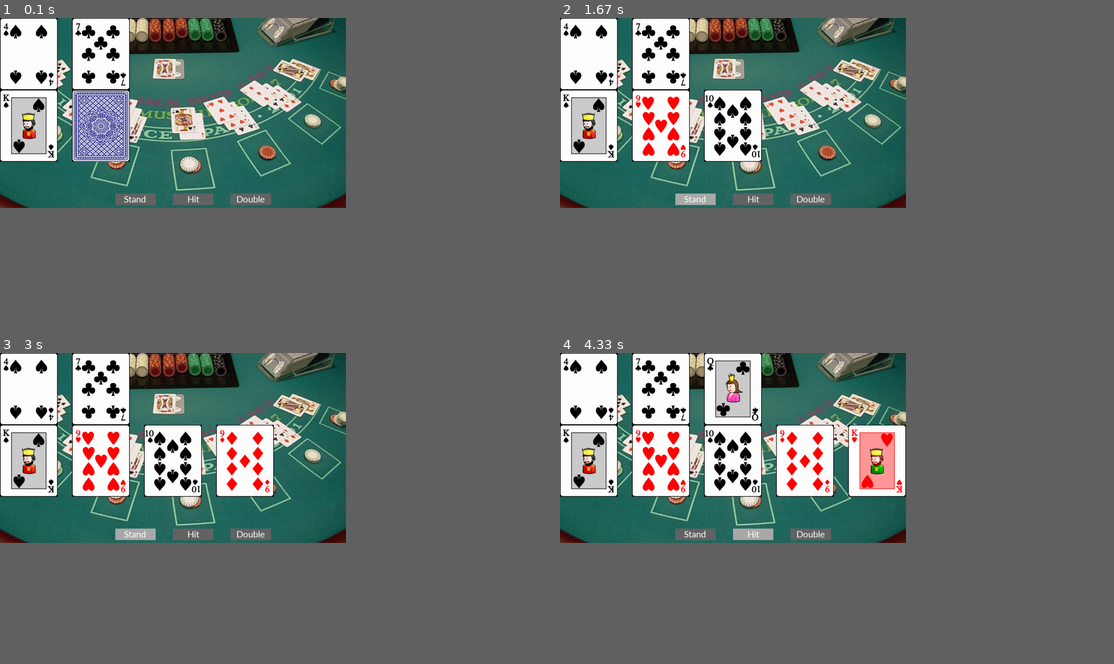
Above: before the commit, frames 1-4 (two rows, left to right).
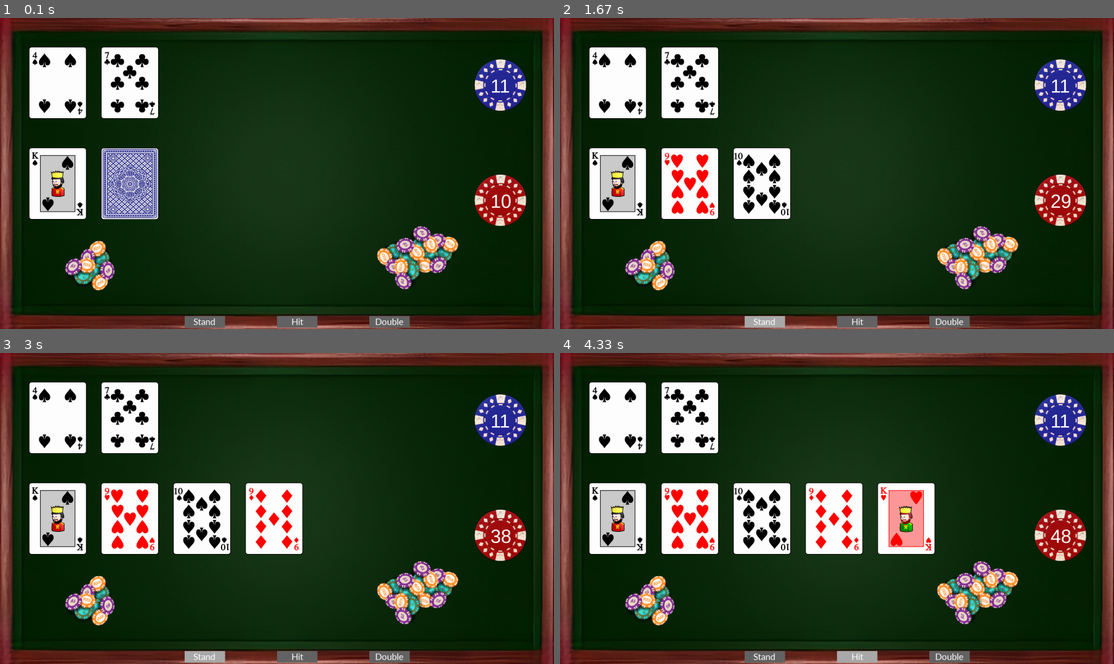
Above: after the commit, the same moments.

Repository: Einar12345/Black-Jack-pygame
Game: pygame game, started from Black-Jack-pygame.py
Same seed, same stepped clock (60 frames per second), same inputs: the game is played once before the commit and once after it.
Inputs:
- Up to frame 1 (0.1 s): no input
- Up to frame 2 (1.67 s): click "Stand" at 0.38 s
- Up to frame 3 (3 s): no input
- Up to frame 4 (4.33 s): tap Enter at 3.3 s; click "Hit" at 4.05 s
In our replay, the window is 562x309 before the commit and 900x506 after it. These sizes can differ from the game's own. Grey fills any space a smaller window leaves; there, only what the larger window draws over its background counts as a difference.

The runs differ from the first frame. In frame 1, 50% of the frame differs, in the area x 0-100%, y 0-100%; in frame 2, 50%; in frame 3, 50%; in frame 4, 95%.

Commit message:
23-03-17_2

Diff:
--- a/Black-Jack-pygame.py
+++ b/Black-Jack-pygame.py
@@ -6,14 +6,20 @@
 
 pygame.init()
 
-width = 1200
-height = 661
+# width = 1299
+# height = 711
+width = 1920
+height = 1080
 window = pygame.display.set_mode((width,height))
-bg_img = pygame.image.load('blackjack.jpg').convert()
+bg_img = pygame.image.load('BlackJack-table3.png').convert()
 bg_img = pygame.transform.scale(bg_img,(width,height))
 
 # kort = pygame.image.load(kortlek_map["c2"]).convert()
-blank = pygame.image.load(kortlek_map["blank"]).convert()
+blank = pygame.image.load(kortlek_map["blank"]).convert_alpha()
+redchip = pygame.image.load('redchip.png').convert_alpha()
+redchip = pygame.transform.scale(redchip, (200, 200))
+bluechip = pygame.image.load('bluechip.png').convert_alpha()
+bluechip = pygame.transform.scale(bluechip, (200, 200))
 
 pygame.display.set_caption("Black Jack")
 
@@ -22,35 +28,54 @@
 
 # white color
 color = (255,255,255)
-
 # light shade of the button
 color_light = (170,170,170)
-
 # dark shade of the button
 color_dark = (100,100,100)
 
-
 smallfont = pygame.font.SysFont('Corbel',35)
+bigfont = pygame.font.SysFont("arial",65)
 text = smallfont.render('Hit' , True , color)
 text2 = smallfont.render('Stand' , True , color)
 text3 = smallfont.render('Double' , True , color)
 
-val=""
+
 skort=""
 skort2=""
 skort3=""
 skort4=""
 skort5=""
-spelare = []
-x = -250
-hit=0
-stand=0
-double=0
 dkort=""
 dkort2=""
 dkort3=""
 dkort4=""
 dkort5=""
+spelare = 0
+dealer = 0
+sy=100
+dy=450
+sx=100
+dx=100
+hit=0
+stand=0
+double=0
+
+skortD=0
+skort2D=0
+skort3D=0
+skort4D=0
+skort5D=0
+dkortD=0
+dkort2D=0
+dkort3D=0
+dkort4D=0
+dkort5D=0
+
+
+kortlek =  ["h1", "h2", "h3", "h4", "h5", "h6", "h7", "h8", "h9", "h10", "h11", "h12", "h13",
+            "c1", "c2", "c3", "c4", "c5", "c6", "c7", "c8", "c9", "c10", "c11", "c12", "c13",
+            "d1", "d2", "d3", "d4", "d5", "d6", "d7", "d8", "d9", "d10", "d11", "d12", "d13",
+            "s1", "s2", "s3", "s4", "s5", "s6", "s7", "s8", "s9", "s10", "s11", "s12", "s13"]
 
 while True:
 
@@ -60,20 +85,36 @@
             pygame.quit()
             raise SystemExit
 
-        #checks if a mouse is clicked
+        if event.type == pygame.KEYDOWN:
+            if event.key == pygame.K_ESCAPE:
+                print(skort)
+                print(skort2)
+                print(skort3)
+                print(skort4)
+                print(skort5)
+                print(dkort)
+                print(dkort2)
+                print(dkort3)
+                print(dkort4)
+                print(dkort5)
+                print(kortlek, len(kortlek))
+                pygame.quit()
+                raise SystemExit
+
         if event.type == pygame.MOUSEBUTTONDOWN:
 
-            #if the mouse is clicked on the
-            # button the game is terminated
-            if width/2 <= mouse[0] <= width/2+140 and height-50 <= mouse[1] <= height-10:
-                hit+=1
-                x+=250
-
-            if width/3 <= mouse[0] <= width/3+140 and height-50 <= mouse[1] <= height-10:
-            	stand=1
-
-            if width/3*2 <= mouse[0] <= width/3*2+140 and height-50 <= mouse[1] <= height-10:
-            	double=1
+            if width/2 <= mouse[0] <= width/2+140 and height-45 <= mouse[1] <= height-5:
+                if hit < 3:
+                    if stand == 0:
+                        hit+=1
+
+            if width/3 <= mouse[0] <= width/3+140 and height-45 <= mouse[1] <= height-5:
+            	if stand == 0:
+                    stand=1
+
+            if width/3*2 <= mouse[0] <= width/3*2+140 and height-45 <= mouse[1] <= height-5:
+            	if double == 0:
+                    double=1
 
     # Do logical updates here.
     # ...
@@ -86,143 +127,279 @@
     # Render the graphics here.
     # ...
 
+    window.blit(bluechip, [1632, 132])
+    spoints = bigfont.render(str(spelare), True, color)
+    window.blit(spoints, [1700, 200])
+    # dpoints = bigfont.render(str(dealer), True, color)
+    # window.blit(dpoints, [1700, 600])
+
     mouse = pygame.mouse.get_pos()
 
-    if width/2 <= mouse[0] <= width/2+140 and height-50 <= mouse[1] <= height-10:
-        pygame.draw.rect(window,color_light,[width/2,height-50,140,40])
+    if width/2 <= mouse[0] <= width/2+140 and height-45 <= mouse[1] <= height-5:
+        pygame.draw.rect(window,color_light,[width/2,height-45,140,40])
 
     else:
-        pygame.draw.rect(window,color_dark,[width/2,height-50,140,40])
-
-    window.blit(text , (width/2+50,height-50))
-
-
-    if width/3 <= mouse[0] <= width/3+140 and height-50 <= mouse[1] <= height-10:
-        pygame.draw.rect(window,color_light,[width/3,height-50,140,40])
+        pygame.draw.rect(window,color_dark,[width/2,height-45,140,40])
+
+    window.blit(text , (width/2+50,height-45))
+
+
+    if width/3 <= mouse[0] <= width/3+140 and height-45 <= mouse[1] <= height-5:
+        pygame.draw.rect(window,color_light,[width/3,height-45,140,40])
 
     else:
-        pygame.draw.rect(window,color_dark,[width/3,height-50,140,40])
-
-    window.blit(text2 , (width/3+30,height-50))
-
-
-    if width/3*2 <= mouse[0] <= width/3*2+140 and height-50 <= mouse[1] <= height-10:
-        pygame.draw.rect(window,color_light,[width/3*2,height-50,140,40])
+        pygame.draw.rect(window,color_dark,[width/3,height-45,140,40])
+
+    window.blit(text2 , (width/3+30,height-45))
+
+
+    if width/3*2 <= mouse[0] <= width/3*2+140 and height-45 <= mouse[1] <= height-5:
+        pygame.draw.rect(window,color_light,[width/3*2,height-45,140,40])
 
     else:
-        pygame.draw.rect(window,color_dark,[width/3*2,height-50,140,40])
-
-    window.blit(text3 , (width/3*2+20,height-50))
-
-
-    kortlek =  ["h1", "h2", "h3", "h4", "h5", "h6", "h7", "h8", "h9", "h10", "h11", "h12", "h13",
-				"c1", "c2", "c3", "c4", "c5", "c6", "c7", "c8", "c9", "c10", "c11", "c12", "c13",
-				"d1", "d2", "d3", "d4", "d5", "d6", "d7", "d8", "d9", "d10", "d11", "d12", "d13",
-				"s1", "s2", "s3", "s4", "s5", "s6", "s7", "s8", "s9", "s10", "s11", "s12", "s13"]
+        pygame.draw.rect(window,color_dark,[width/3*2,height-45,140,40])
+
+    window.blit(text3 , (width/3*2+20,height-45))
 
 
     while skort == "":
     	skort = random.choice(kortlek)
     	kortlek.remove(skort)
-    	skort = pygame.image.load(kortlek_map[skort]).convert()
+    	skort_ = pygame.image.load(kortlek_map[skort]).convert_alpha()
 
     while skort2 == "":
     	skort2 = random.choice(kortlek)
     	kortlek.remove(skort2)
-    	skort2 = pygame.image.load(kortlek_map[skort2]).convert()
+    	skort2_ = pygame.image.load(kortlek_map[skort2]).convert_alpha()
 
     while skort3 == "":
     	skort3 = random.choice(kortlek)
     	kortlek.remove(skort3)
-    	skort3 = pygame.image.load(kortlek_map[skort3]).convert()
+    	skort3_ = pygame.image.load(kortlek_map[skort3]).convert_alpha()
 
     while skort4 == "":
     	skort4 = random.choice(kortlek)
     	kortlek.remove(skort4)
-    	skort4 = pygame.image.load(kortlek_map[skort4]).convert()
+    	skort4_ = pygame.image.load(kortlek_map[skort4]).convert_alpha()
 
     while skort5 == "":
     	skort5 = random.choice(kortlek)
     	kortlek.remove(skort5)
-    	skort5 = pygame.image.load(kortlek_map[skort5]).convert()
+    	skort5_ = pygame.image.load(kortlek_map[skort5]).convert_alpha()
 
 
     if hit == 0:
-    	window.blit(skort, [0, 0])
-    	window.blit(skort2, [250, 0])
+        sx=100
+        window.blit(skort_, [sx, sy])
+        if skortD == 0:
+            spelare += int(skort[1:])
+            if skort[1:] == "11":
+                spelare += -1
+            if skort[1:] == "12":
+                spelare += -2
+            if skort[1:] == "13":
+                spelare += -3
+            skortD=1
+        sx+=250
+        window.blit(skort2_, [sx, sy])
+        if skort2D == 0:
+            spelare += int(skort2[1:])
+            if skort2[1:] == "11":
+                spelare += -1
+            if skort2[1:] == "12":
+                spelare += -2
+            if skort2[1:] == "13":
+                spelare += -3
+            skort2D=1
     if hit == 1:
-    	window.blit(skort, [0, 0])
-    	window.blit(skort2, [250, 0])
-    	window.blit(skort3, [500, 0])
+        sx=100
+        window.blit(skort_, [sx, sy])
+        sx+=250
+        window.blit(skort2_, [sx, sy])
+        sx+=250
+        window.blit(skort3_, [sx, sy])
+        if skort3D == 0:
+            spelare += int(skort3[1:])
+            if skort3[1:] == "11":
+                spelare += -1
+            if skort3[1:] == "12":
+                spelare += -2
+            if skort3[1:] == "13":
+                spelare += -3
+            skort3D=1
     if hit == 2:
-    	window.blit(skort, [0, 0])
-    	window.blit(skort2, [250, 0])
-    	window.blit(skort3, [500, 0])
-    	window.blit(skort4, [750, 0])
+        sx=100
+        window.blit(skort_, [sx, sy])
+        sx+=250
+        window.blit(skort2_, [sx, sy])
+        sx+=250
+        window.blit(skort3_, [sx, sy])
+        sx+=250
+        window.blit(skort4_, [sx, sy])
+        if skort4D == 0:
+            spelare += int(skort4[1:])
+            if skort4[1:] == "11":
+                spelare += -1
+            if skort4[1:] == "12":
+                spelare += -2
+            if skort4[1:] == "13":
+                spelare += -3
+            skort4D=1
     if hit == 3:
-    	window.blit(skort, [0, 0])
-    	window.blit(skort2, [250, 0])
-    	window.blit(skort3, [500, 0])
-    	window.blit(skort4, [750, 0])
-    	window.blit(skort5, [1000, 0])
+        sx=100
+        window.blit(skort_, [sx, sy])
+        sx+=250
+        window.blit(skort2_, [sx, sy])
+        sx+=250
+        window.blit(skort3_, [sx, sy])
+        sx+=250
+        window.blit(skort4_, [sx, sy])
+        sx+=250
+        window.blit(skort5_, [sx, sy])
+        if skort5D == 0:
+            spelare += int(skort5[1:])
+            if skort5[1:] == "11":
+                spelare += -1
+            if skort5[1:] == "12":
+                spelare += -2
+            if skort5[1:] == "13":
+                spelare += -3
+            skort5D=1
 
 
     while dkort == "":
     	dkort = random.choice(kortlek)
     	kortlek.remove(dkort)
-    	dkort = pygame.image.load(kortlek_map[dkort]).convert()
+    	dkort_ = pygame.image.load(kortlek_map[dkort]).convert_alpha()
 
     while dkort2 == "":
     	dkort2 = random.choice(kortlek)
     	kortlek.remove(dkort2)
-    	dkort2 = pygame.image.load(kortlek_map[dkort2]).convert()
+    	dkort2_ = pygame.image.load(kortlek_map[dkort2]).convert_alpha()
 
     while dkort3 == "":
     	dkort3 = random.choice(kortlek)
     	kortlek.remove(dkort3)
-    	dkort3 = pygame.image.load(kortlek_map[dkort3]).convert()
+    	dkort3_ = pygame.image.load(kortlek_map[dkort3]).convert_alpha()
 
     while dkort4 == "":
     	dkort4 = random.choice(kortlek)
     	kortlek.remove(dkort4)
-    	dkort4 = pygame.image.load(kortlek_map[dkort4]).convert()
+    	dkort4_ = pygame.image.load(kortlek_map[dkort4]).convert_alpha()
 
     while dkort5 == "":
     	dkort5 = random.choice(kortlek)
     	kortlek.remove(dkort5)
-    	dkort5 = pygame.image.load(kortlek_map[dkort5]).convert()
+    	dkort5_ = pygame.image.load(kortlek_map[dkort5]).convert_alpha()
 
     if stand == 0:
-    	window.blit(dkort, [0, 250])
-    	window.blit(blank, [250, 250])
+        dx=100
+        window.blit(dkort_, [dx, dy])
+        if dkortD == 0:
+            dealer += int(dkort[1:])
+            if dkort[1:] == "11":
+                dealer += -1
+            if dkort[1:] == "12":
+                dealer += -2
+            if dkort[1:] == "13":
+                dealer += -3
+            dkortD=1
+        dx+=250
+        window.blit(blank, [dx, dy])
+        dpoints = bigfont.render(str(dealer), True, color)
+        window.blit(redchip, [1632, 532])
+        window.blit(dpoints, [1700, 600])
 
     if stand == 1:
-    	window.blit(dkort, [0, 250])
-    	window.blit(dkort2, [250, 250])
-    	stand=2
-    	pygame.display.update()
-    	time.sleep(1)
+        dx=100
+        window.blit(dkort_, [dx, dy])
+        dx+=250
+        window.blit(dkort2_, [dx, dy])
+        if dkort2D == 0:
+            dealer += int(dkort2[1:])
+            if dkort2[1:] == "11":
+                dealer += -1
+            if dkort2[1:] == "12":
+                dealer += -2
+            if dkort2[1:] == "13":
+                dealer += -3
+            dkort2D=1
+        dpoints = bigfont.render(str(dealer), True, color)
+        window.blit(redchip, [1632, 532])
+        window.blit(dpoints, [1700, 600])
+        pygame.display.update()
+        time.sleep(1)
+        stand=2
     if stand == 2:
-    	window.blit(dkort, [0, 250])
-    	window.blit(dkort2, [250, 250])
-    	window.blit(dkort3, [500, 250])
-    	stand=3
-    	pygame.display.update()
-    	time.sleep(1)
+        pygame.display.update()
+        dx=100
+        window.blit(dkort_, [dx, dy])
+        dx+=250
+        window.blit(dkort2_, [dx, dy])
+        dx+=250
+        window.blit(dkort3_, [dx, dy])
+        if dkort3D == 0:
+            dealer += int(dkort3[1:])
+            if dkort3[1:] == "11":
+                dealer += -1
+            if dkort3[1:] == "12":
+                dealer += -2
+            if dkort3[1:] == "13":
+                dealer += -3
+            dkort3D=1
+        dpoints = bigfont.render(str(dealer), True, color)
+        window.blit(redchip, [1632, 532])
+        window.blit(dpoints, [1700, 600])
+        pygame.display.update()
+        time.sleep(1)
+        stand=3
     if stand == 3:
-    	window.blit(dkort, [0, 250])
-    	window.blit(dkort2, [250, 250])
-    	window.blit(dkort3, [500, 250])
-    	window.blit(dkort4, [750, 250])
-    	stand=4
-    	pygame.display.update()
-    	time.sleep(1)
+        dx=100
+        window.blit(dkort_, [dx, dy])
+        dx+=250
+        window.blit(dkort2_, [dx, dy])
+        dx+=250
+        window.blit(dkort3_, [dx, dy])
+        dx+=250
+        window.blit(dkort4_, [dx, dy])
+        if dkort4D == 0:
+            dealer += int(dkort4[1:])
+            if dkort4[1:] == "11":
+                dealer += -1
+            if dkort4[1:] == "12":
+                dealer += -2
+            if dkort4[1:] == "13":
+                dealer += -3
+            dkort4D=1
+        dpoints = bigfont.render(str(dealer), True, color)
+        window.blit(redchip, [1632, 532])
+        window.blit(dpoints, [1700, 600])
+        pygame.display.update()
+        time.sleep(1)
+        stand=4
     if stand == 4:
-    	window.blit(dkort, [0, 250])
-    	window.blit(dkort2, [250, 250])
-    	window.blit(dkort3, [500, 250])
-    	window.blit(dkort4, [750, 250])
-    	window.blit(dkort5, [1000, 250])
+        dx=100
+        window.blit(dkort_, [dx, dy])
+        dx+=250
+        window.blit(dkort2_, [dx, dy])
+        dx+=250
+        window.blit(dkort3_, [dx, dy])
+        dx+=250
+        window.blit(dkort4_, [dx, dy])
+        dx+=250
+        window.blit(dkort5_, [dx, dy])
+        if dkort5D == 0:
+            dealer += int(dkort5[1:])
+            if dkort5[1:] == "11":
+                dealer += -1
+            if dkort5[1:] == "12":
+                dealer += -2
+            if dkort5[1:] == "13":
+                dealer += -3
+            dkort5D=1
+        dpoints = bigfont.render(str(dealer), True, color)
+        window.blit(redchip, [1632, 532])
+        window.blit(dpoints, [1700, 600])
 
 
     pygame.display.flip()  # Refresh on-screen display
Binary file added: BlackJack-table.png
Binary file added: BlackJack-table2.png
Binary file added: BlackJack-table3.png
Binary file removed: blackjack.jpg
Binary file added: bluechip.png
Binary file added: redchip.png
